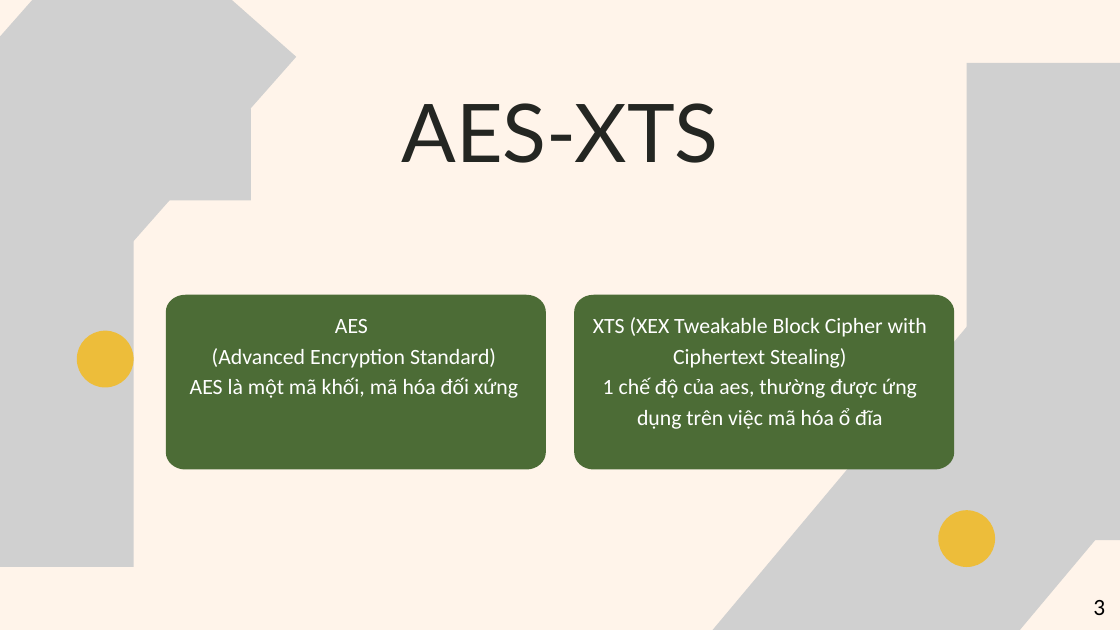
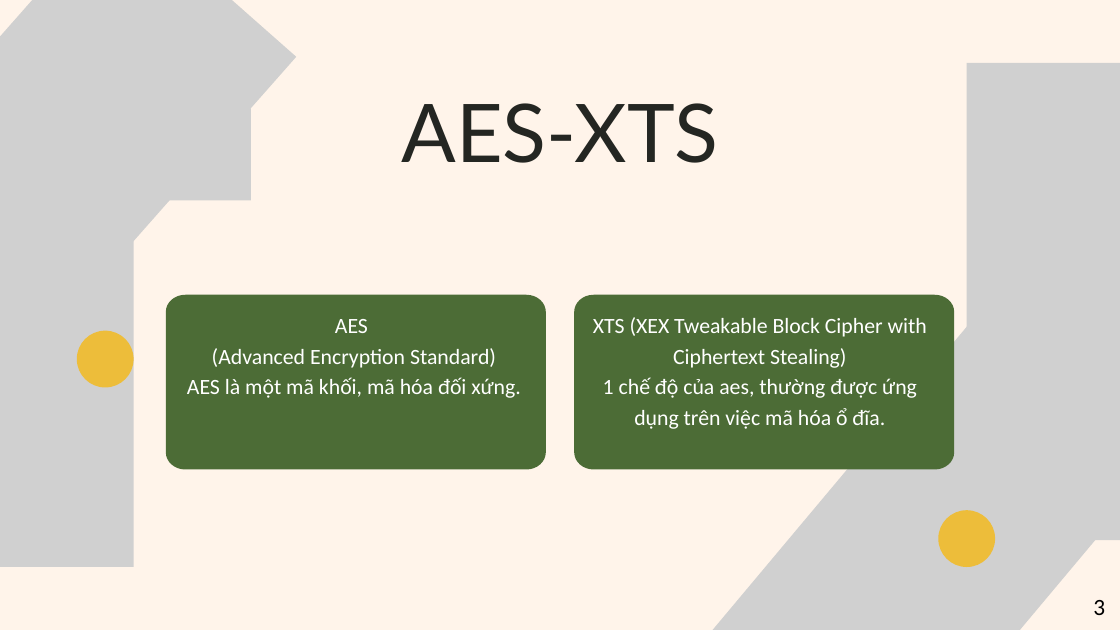
Before and after one commit to nokiddig/AES-XTS-Custom, a slide deck: slide 3 of Slide/Green and Yellow Illustration Digital Literacy Presentation.pptx. Drawn at 1120x630 pixels with LibreOffice and Linux fonts; fonts in the diff are those of the drawing; grey boxes stand for pictures. Boxes give left, top, right and bottom in pixels: in the first picture for what was removed or moved away, otherwise in the second. Text is boxed around its words. In the diff, an @@ line names an element or a change of style, - is before the commit and + after.

```diff
--- a/Slide/Green and Yellow Illustration Digital Literacy Presentation.pptx
+++ b/Slide/Green and Yellow Illustration Digital Literacy Presentation.pptx
@@ text at (187,377,520,398): text changed @@
-AES là một mã khối, mã hóa đối xứng
+AES là một mã khối, mã hóa đối xứng.
@@ text at (603,377,917,429): text changed @@
-1 chế độ của aes, thường được ứng dụng trên việc mã hóa ổ đĩa
+1 chế độ của aes, thường được ứng dụng trên việc mã hóa ổ đĩa.
```
Also in this commit, not shown: 8 other slides changed, 6 slides added, 4 slides removed, 14 other files.
